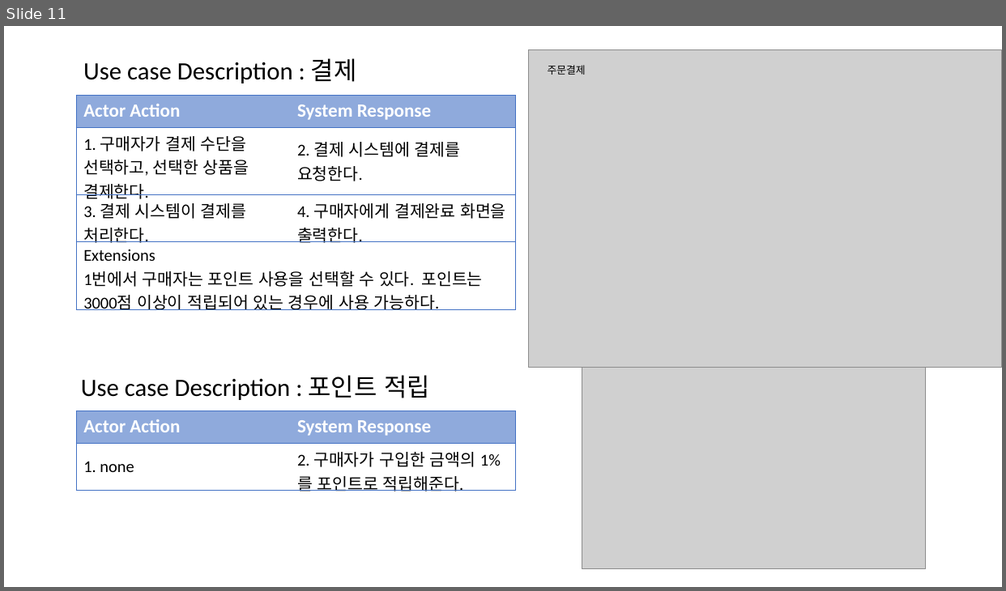
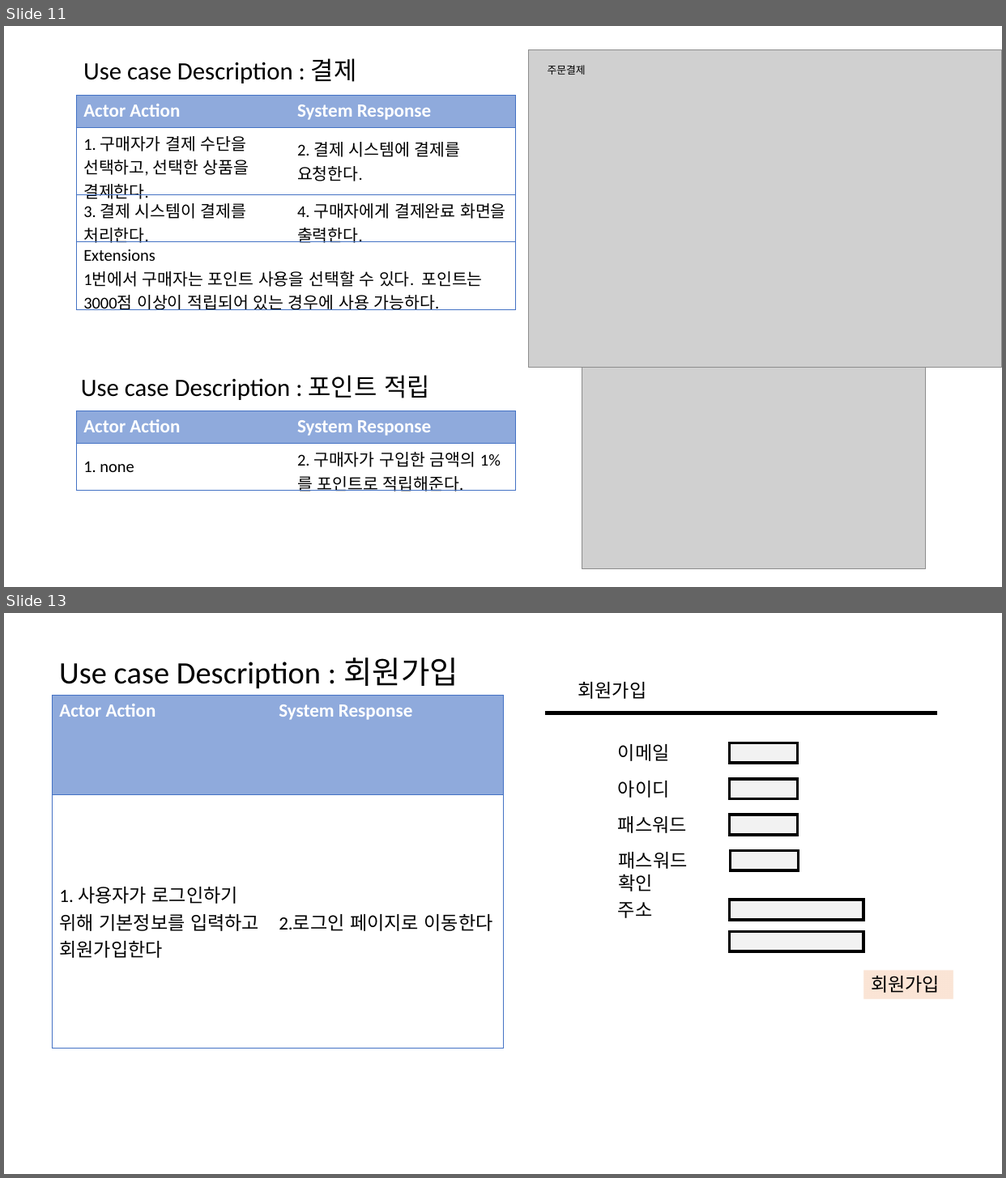
Before and after one commit to bbangnambong/RequirementCapturing, a slide deck: Use case Description.pptx. Shown one above the other, each under a label of ours: slide 11 before the commit, slides 11 and 13 after it; the slides between them are not shown. The pictures are 1006x591 and 1006x1178 pixels, drawn with LibreOffice and Linux fonts; fonts in the diff are those of the drawing; grey boxes stand for pictures. Boxes give left, top, right and bottom in pixels: in the first picture for what was removed or moved away, otherwise in the second. Text is boxed around its words. In the diff, an @@ line names an element or a change of style, - is before the commit and + after.

```diff
--- a/Use case Description.pptx
+++ b/Use case Description.pptx
@@ slide 13 added at [4, 613, 1002, 1174], background #FFFFFF @@
@@ text added at [59, 658, 458, 689], 30 pt, text #000000 @@
+Use case Description : 회원가입
@@ text added at [577, 682, 646, 699], 18 pt, text #000000 @@
+회원가입
@@ table added at [52, 696, 503, 1049], 2 rows, 2 columns @@
+Actor Action | System Response
+1. 사용자가 로그인하기 위해 기본정보를 입력하고 회원가입한다 | 2.로그인 페이지로 이동한다
@@ line added from (545, 713) to (938, 713), #000000 4 pt @@
@@ text added at [618, 744, 670, 761], 18 pt, text #000000 @@
+이메일
@@ rectangle added at [730, 743, 798, 764], fill #000000 at 5% opacity, outline #000000 2.83 pt @@
@@ text added at [618, 781, 670, 798], 18 pt, text #000000 @@
+아이디
@@ rectangle added at [730, 779, 798, 799], fill #000000 at 5% opacity, outline #000000 2.83 pt @@
@@ text added at [618, 816, 687, 833], 18 pt, text #000000 @@
+패스워드
@@ rectangle added at [730, 815, 798, 835], fill #000000 at 5% opacity, outline #000000 2.83 pt @@
@@ text added at [619, 852, 688, 892], 18 pt, text #000000 @@
+패스워드확인
@@ rectangle added at [731, 851, 799, 871], fill #000000 at 5% opacity, outline #000000 2.83 pt @@
@@ text added at [618, 902, 653, 918], 18 pt, text #000000 @@
+주소
@@ rectangle added at [730, 900, 863, 920], fill #000000 at 5% opacity, outline #000000 2.83 pt @@
@@ rectangle added at [730, 932, 863, 952], fill #000000 at 5% opacity, outline #000000 2.83 pt @@
@@ rectangle added at [863, 969, 954, 999], fill #FBE5D6, 18 pt, text #000000 @@
+회원가입
```
Also in this commit, not shown: 1 slide changed, 6 other slides added, 2 other files.
